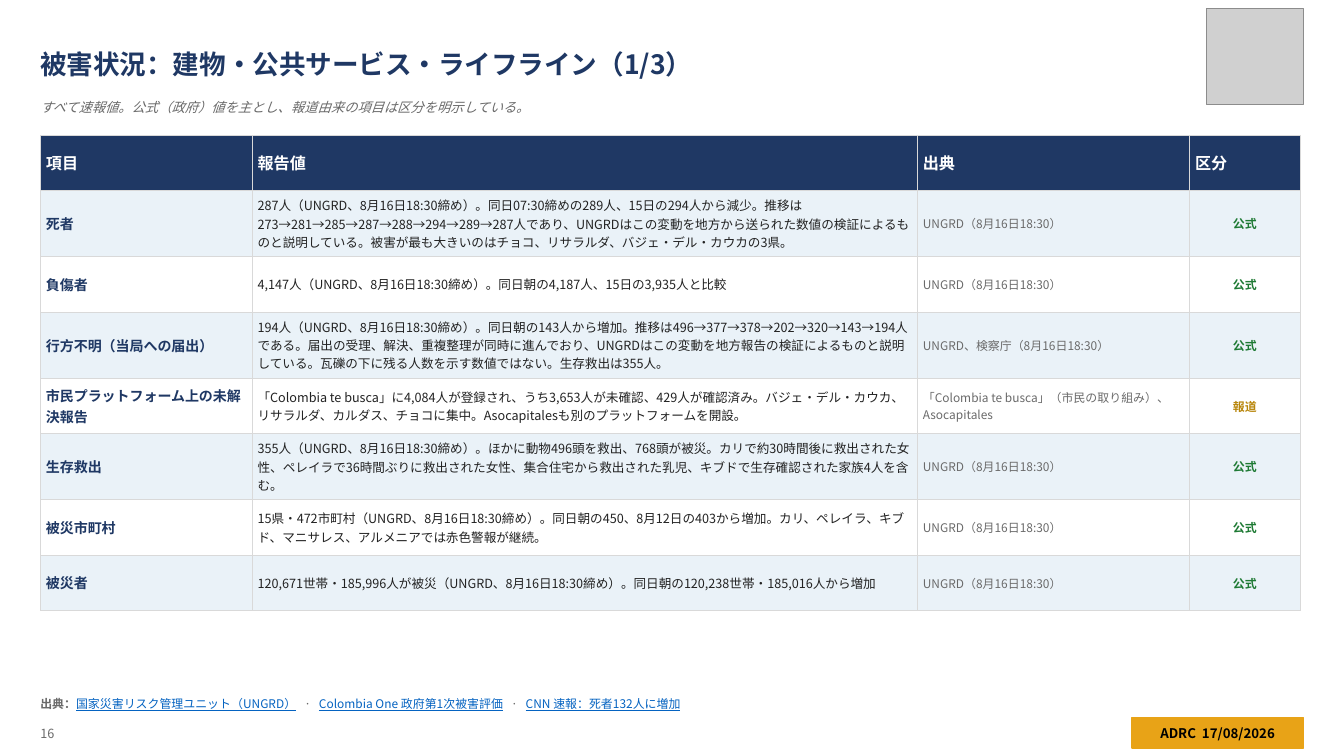
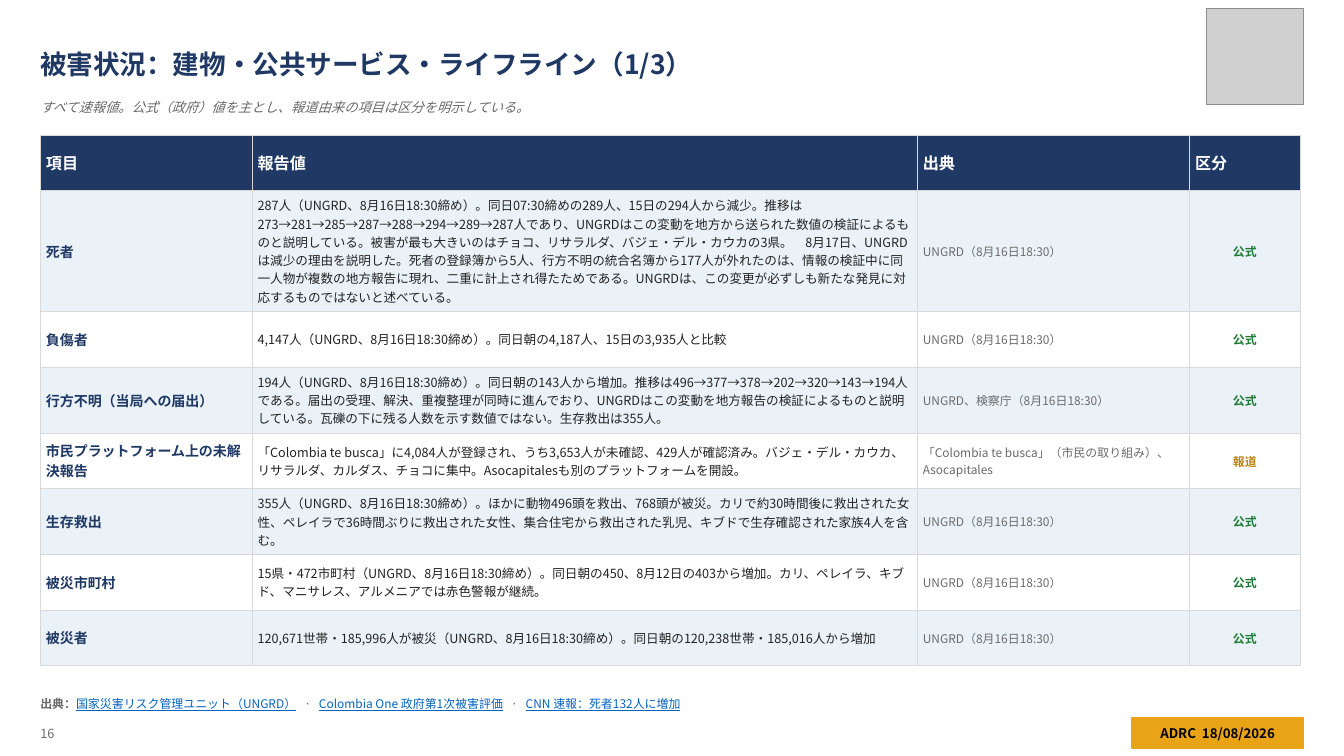
Before and after one commit to kochobi-max/whatsmap, a slide deck: slide 16 of reports/colombia_eq_20260810/output/ADRC_EQ_COL_Choco_20260810_JA.pptx. Drawn at 1344x756 pixels with LibreOffice and Linux fonts; fonts in the diff are those of the drawing; grey boxes stand for pictures. Boxes give left, top, right and bottom in pixels: in the first picture for what was removed or moved away, otherwise in the second. Text is boxed around its words. In the diff, an @@ line names an element or a change of style, - is before the commit and + after.

```diff
--- a/reports/colombia_eq_20260810/output/ADRC_EQ_COL_Choco_20260810_JA.pptx
+++ b/reports/colombia_eq_20260810/output/ADRC_EQ_COL_Choco_20260810_JA.pptx
@@ table at (40,135,1301,649) @@
-row 2, column 2: 287人（UNGRD、8月16日18:30締め）。同日07:30締めの289人、15日の294人から減少。推移は273→281→285→287→288→294→289→287人であり、UNGRDはこの変動を地方から送られた数値の検証によるものと説明している。被害が最も大きいのはチョコ、リサラルダ、バジェ・デル・カウカの3県。
+row 2, column 2: 287人（UNGRD、8月16日18:30締め）。同日07:30締めの289人、15日の294人から減少。推移は273→281→285→287→288→294→289→287人であり、UNGRDはこの変動を地方から送られた数値の検証によるものと説明している。被害が最も大きいのはチョコ、リサラルダ、バジェ・デル・カウカの3県。 8月17日、UNGRDは減少の理由を説明した。死者の登録簿から5人、行方不明の統合名簿から177人が外れたのは、情報の検証中に同一人物が複数の地方報告に現れ、二重に計上され得たためである。UNGRDは、この変更が必ずしも新たな発見に対応するものではないと述べている。
@@ text at (1160,727,1275,741): text changed @@
-ADRC 17/08/2026
+ADRC 18/08/2026
```
Also in this commit, not shown: 35 other slides changed, 1 slide added, 8 other files.
